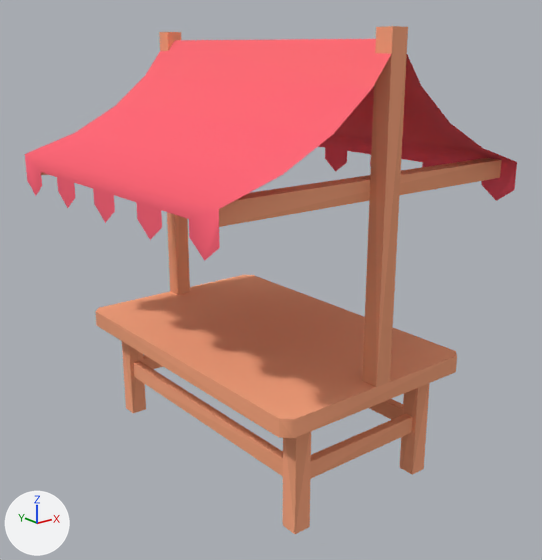
Before and after pictures for a commit that changed the glTF model public/assets/styles/stylized/props/kenney_town_stall_red.glb.
The view is the same before and after, from a camera (50 mm lens) standing at (-1.327, -1.698, 1.198) and looking at (0.002, -0.036, 0.533). Arrows for +X, +Y and +Z are at lower left; the lights stay in place. The older version comes first. Where no turn or scale is listed for an object, it has been applied to the vertices. Vertices at exactly the same position are counted once.

Names of what the first picture shows: 'cloth', 'wood'.
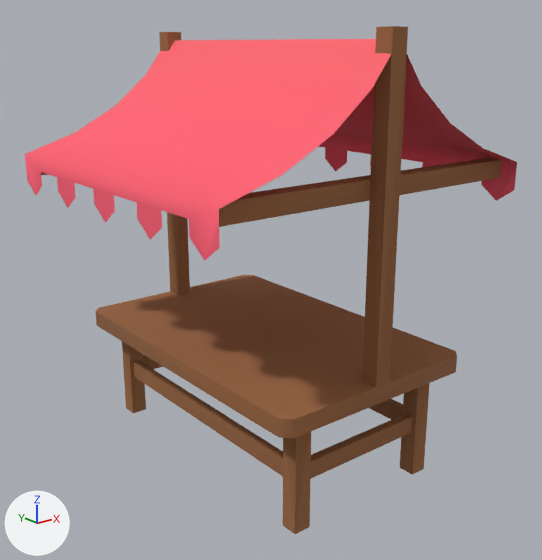
Where the change shows, as pixel boxes [x1, y1, x2, y2] in the pictures (542 x 560 px):
part 1 of me_mesh_0, added (red): after [25, 130, 517, 261]
part 2 of me_mesh_1, deleted (red): before [318, 130, 517, 201]
part 3 of me_mesh_1, recoloured (orange to brown): [41, 26, 502, 534] in both

What the commit changed:
me_mesh_0 is used by ob_cloth; location (0.0, 0.0, 0.0).
me_mesh_0 had 14 vertices, 12 faces and spanned x -0.339..0.339, y -0.5..0.5, z 0.941..1.212.
me_mesh_0 now has 66 vertices, 64 faces and spans x -0.5..0.5, y -0.5..0.5, z 0.772..1.212.
Part 1, on me_mesh_0:
28 vertices are added at x -0.5..0.5, y -0.5..0.5, z 0.772..0.89.
18 new vertices lie (0.0, 0.0, 0.039) away from vertices in x -0.5..0.5, y -0.5..0.389, z 0.812.
6 new vertices lie (0.0, 0.056, -0.079) away from vertices in x -0.5..0.5, y -0.5..-0.056, z 0.851.
52 new faces join them.
me_mesh_1 is used by ob_wood; location (0.0, 0.0, 0.0).
me_mesh_1 had 172 vertices, 194 faces and spanned x -0.5..0.5, y -0.5..0.5, z 0.0..1.237.
me_mesh_1 now has 116 vertices, 142 faces and spans x -0.5..0.5, y -0.5..0.5, z 0.0..1.237.
me_mesh_1 part 2: the loose piece of 28 vertices spanning x 0.339..0.5, y -0.5..0.5, z 0.772..0.941 is deleted.
me_mesh_1 part 3: 142 kept faces spanning x -0.5..0.5, y -0.5..0.5, z 0.0..1.237 get new vertex colours.
Other edits to the shape of me_mesh_1 do not show in these pictures.
